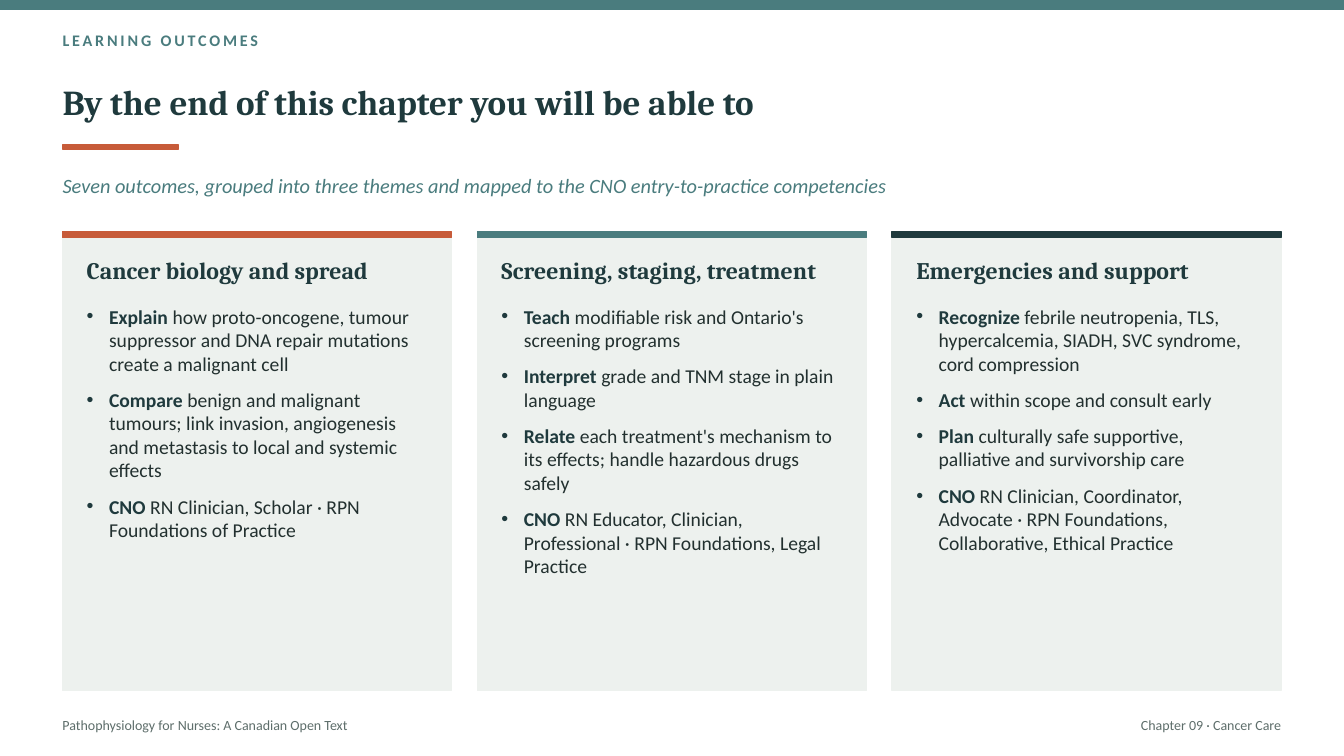
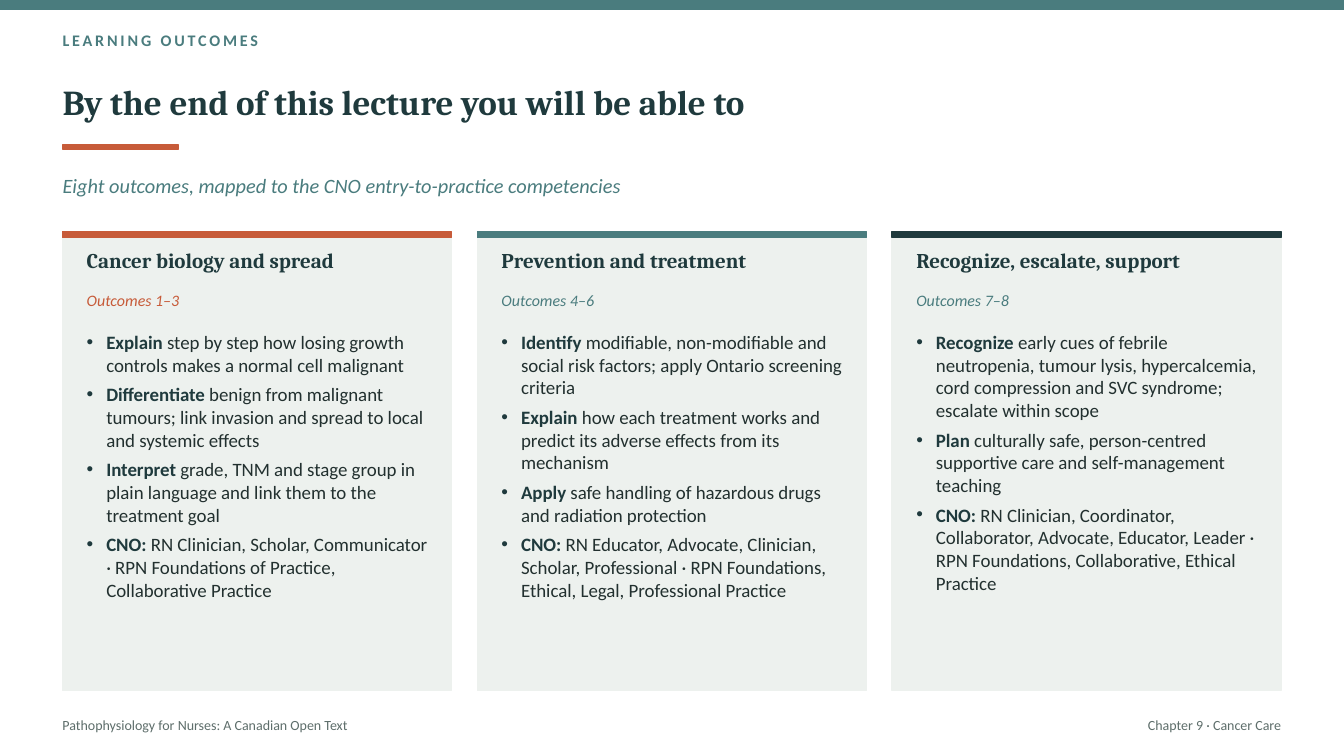
Before and after one commit to andrewleenl/opensourcenursing, a slide deck: slide 2 of Ch09_Cancer_Care_Lecture_Presentation.pptx. Drawn at 1344x756 pixels with LibreOffice and Linux fonts; fonts in the diff are those of the drawing. Boxes give left, top, right and bottom in pixels: in the first picture for what was removed or moved away, otherwise in the second. Text is boxed around its words. In the diff, an @@ line names an element or a change of style, - is before the commit and + after.

```diff
--- a/Ch09_Cancer_Care_Lecture_Presentation.pptx
+++ b/Ch09_Cancer_Care_Lecture_Presentation.pptx
@@ title at <box>63,90,745,123</box>: text changed @@
-By the end of this chapter you will be able to
+By the end of this lecture you will be able to
@@ text at <box>63,179,620,197</box>: text changed @@
-Seven outcomes, grouped into three themes and mapped to the CNO entry-to-practice competencies
+Eight outcomes, mapped to the CNO entry-to-practice competencies
@@ text "Cancer biology and spread" at <box>87,253,334,273</box>: size 17 to 15 pt; vertical alignment middle to top @@
@@ text "Prevention and treatment" at <box>501,253,746,268</box>: vertical alignment middle to top @@
@@ text at <box>501,253,746,268</box>: text changed; size 17 to 15 pt @@
-Screening, staging, treatment
+Prevention and treatment
@@ text at <box>916,253,1179,273</box>: text changed; size 17 to 15 pt @@
-Emergencies and support
+Recognize, escalate, support
@@ text "Recognize, escalate, support" at <box>916,253,1179,273</box>: vertical alignment middle to top @@
@@ text added at <box>87,295,179,306</box>, 11.4 pt, text #C75B39, italic @@
+Outcomes 1–3
@@ text added at <box>501,295,594,306</box>, 11.4 pt, text #4A7C7E, italic @@
+Outcomes 4–6
@@ text added at <box>916,295,1009,306</box>, 11.4 pt, text #4A7C7E, italic @@
+Outcomes 7–8
@@ text at <box>106,335,427,597</box>: text changed; size 14 to 13.5 pt @@
-• Explain how proto-oncogene, tumour suppressor and DNA repair mutations create a malignant cell
-• Compare benign and malignant tumours; link invasion, angiogenesis and metastasis to local and systemic effects
-• CNO RN Clinician, Scholar · RPN Foundations of Practice
+• Explain step by step how losing growth controls makes a normal cell malignant
+• Differentiate benign from malignant tumours; link invasion and spread to local and systemic effects
+• Interpret grade, TNM and stage group in plain language and link them to the treatment goal
+• CNO: RN Clinician, Scholar, Communicator · RPN Foundations of Practice, Collaborative Practice
@@ text at <box>521,335,842,600</box>: text changed; size 14 to 13.5 pt @@
-• Teach modifiable risk and Ontario's screening programs
-• Interpret grade and TNM stage in plain language
-• Relate each treatment's mechanism to its effects; handle hazardous drugs safely
-• CNO RN Educator, Clinician, Professional · RPN Foundations, Legal Practice
+• Identify modifiable, non-modifiable and social risk factors; apply Ontario screening criteria
+• Explain how each treatment works and predict its adverse effects from its mechanism
+• Apply safe handling of hazardous drugs and radiation protection
+• CNO: RN Educator, Advocate, Clinician, Scholar, Professional · RPN Foundations, Ethical, Legal, Professional Practice
@@ text at <box>936,336,1256,590</box>: text changed; size 14 to 13.5 pt @@
-• Recognize febrile neutropenia, TLS, hypercalcemia, SIADH, SVC syndrome, cord compression
-• Act within scope and consult early
-• Plan culturally safe supportive, palliative and survivorship care
-• CNO RN Clinician, Coordinator, Advocate · RPN Foundations, Collaborative, Ethical Practice
+• Recognize early cues of febrile neutropenia, tumour lysis, hypercalcemia, cord compression and SVC syndrome; escalate within scope
+• Plan culturally safe, person-centred supportive care and self-management teaching
+• CNO: RN Clinician, Coordinator, Collaborator, Advocate, Educator, Leader · RPN Foundations, Collaborative, Ethical Practice
@@ text at <box>1148,720,1281,732</box>: text changed @@
-Chapter 09 · Cancer Care
+Chapter 9 · Cancer Care
```
Also in this commit, not shown: 3 other slides changed, 46 slides added, 69 slides removed, 16 other files.
